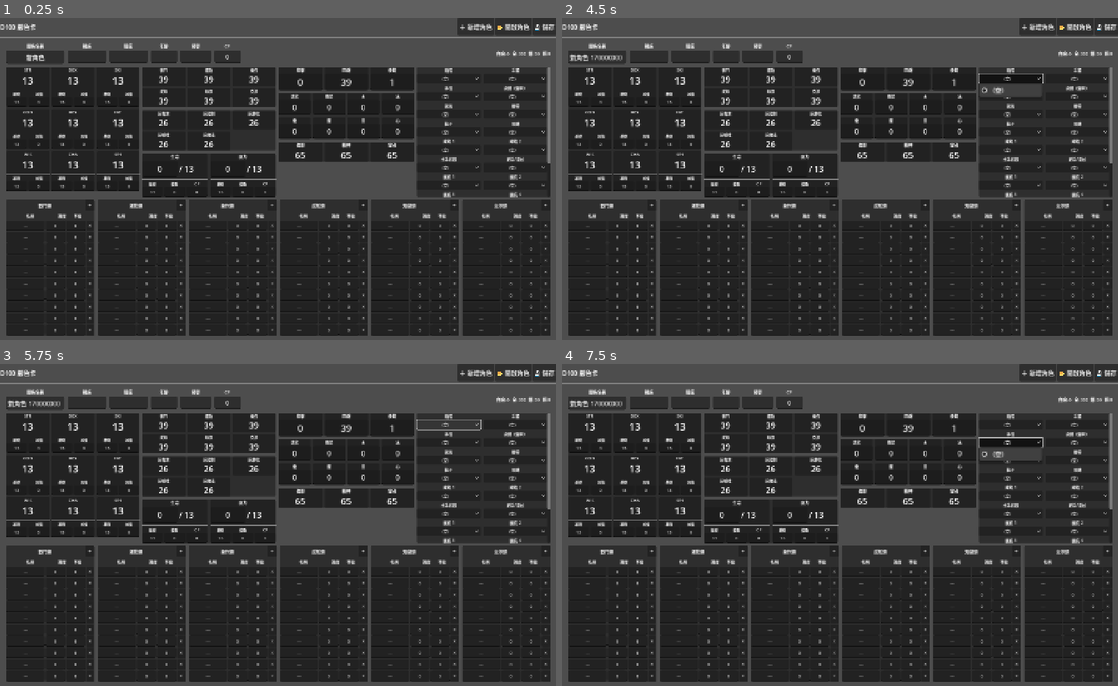
Above: before the commit, frames 1-4 (two rows, left to right).
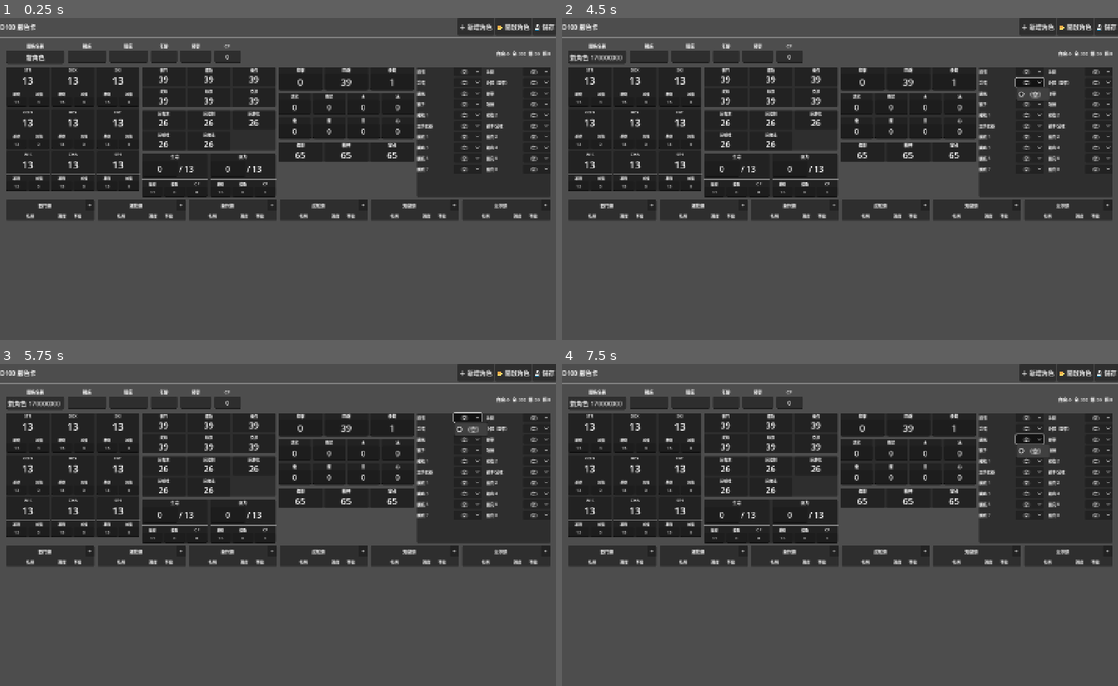
Above: after the commit, the same moments.

Repository: imo-ininder/trpg-sheet
Game: Godot game, scene res://scenes/MainScene.tscn
The game is run twice, just before and just after one commit, with the same random seed, the same clock (stepped at 60 frames per second) and the same inputs.
Inputs (mouse positions are in pixels of both pictures, inside the frame that each line leads up to):
- Up to frame 1 (0.25 s): no input
- Up to frame 2 (4.5 s): click (650, 56) at 0.52 s; type "12" at 0.6 s; click (689, 56) at 0.75 s; type "12" at 0.83 s; click (723, 56) at 0.98 s; type "12" at 1.07 s; click (756, 56) at 1.27 s; type "12" at 1.35 s; click "＋ 新增角色" at 2 s; click "📂 開啟角色" at 2.75 s; click "💾 儲存" at 3.5 s; click "（空）" at 4.25 s
- Up to frame 3 (5.75 s): click "（空）" at 5 s
- Up to frame 4 (7.5 s): click "（空）" at 5.75 s; click "（空）" at 6.5 s; click "（空）" at 7.25 s

The runs differ from the first frame. In frame 1, 35% of the frame differs, in the area x 1-99%, y 15-99%; in frame 2, 35%; in frame 3, 35%; in frame 4, 35%.

Commit message:
fix skill row and item box

Diff:
--- a/scripts/CharacterSheet.gd
+++ b/scripts/CharacterSheet.gd
@@ -484,47 +484,40 @@
 func _build_equip(panel: PanelContainer) -> void:
 	var vb = _panel_vbox(panel, "裝備")
 
-	# 用 ScrollContainer 包住所有裝備格，使裝備欄可捲動
-	var scroll = ScrollContainer.new()
-	scroll.size_flags_horizontal = Control.SIZE_EXPAND_FILL
-	scroll.size_flags_vertical   = Control.SIZE_EXPAND_FILL
-	scroll.horizontal_scroll_mode = ScrollContainer.SCROLL_MODE_DISABLED
-	scroll.vertical_scroll_mode = ScrollContainer.SCROLL_MODE_AUTO
-	vb.add_child(scroll)
-
 	# GridContainer：2 欄 × 10 行
 	var grid = GridContainer.new()
 	grid.columns = 2
-	grid.add_theme_constant_override("h_separation", 8)
+	grid.add_theme_constant_override("h_separation", 12)
 	grid.add_theme_constant_override("v_separation", 4)
 	grid.size_flags_horizontal = Control.SIZE_EXPAND_FILL
-	scroll.add_child(grid)
+	vb.add_child(grid)
 
 	# 合併所有槽位（12 個主要 + 8 個擴充）
 	var all_slots = CharacterData.EQUIP_SLOTS + CharacterData.EQUIP_SLOTS_EXPANSION
 
 	for slot in all_slots:
-		var vbox = VBoxContainer.new()
-		vbox.add_theme_constant_override("separation", 2)
-		vbox.size_flags_horizontal = Control.SIZE_EXPAND_FILL
-
-		# 槽位名稱標籤（置中）
+		var hbox = HBoxContainer.new()
+		hbox.add_theme_constant_override("separation", 6)
+		hbox.size_flags_horizontal = Control.SIZE_EXPAND_FILL
+
+		# 槽位名稱標籤（左側）
 		var lbl = Label.new()
 		lbl.text = slot
-		lbl.horizontal_alignment = HORIZONTAL_ALIGNMENT_CENTER
+		lbl.vertical_alignment = VERTICAL_ALIGNMENT_CENTER
 		lbl.add_theme_font_size_override("font_size", 10)
-		vbox.add_child(lbl)
-
-		# 裝備選擇下拉選單（文字置中）
+		lbl.custom_minimum_size.x = 90
+		hbox.add_child(lbl)
+
+		# 裝備選擇下拉選單（右側，文字置中）
 		var opt = OptionButton.new()
 		opt.size_flags_horizontal = Control.SIZE_EXPAND_FILL
 		opt.add_item("（空）")
 		opt.add_theme_font_size_override("font_size", 10)
-		opt.alignment = HORIZONTAL_ALIGNMENT_CENTER  # ← 文字置中
+		opt.alignment = HORIZONTAL_ALIGNMENT_CENTER
 		_equip_inputs[slot] = opt
-		vbox.add_child(opt)
-
-		grid.add_child(vbox)
+		hbox.add_child(opt)
+
+		grid.add_child(hbox)
 
 # ── 技能（六類各自獨立 panel，並排）────────────────────
 func _build_skill_row(parent: VBoxContainer) -> void:
@@ -574,8 +567,7 @@
 	scroll.size_flags_vertical   = Control.SIZE_EXPAND_FILL
 	scroll.horizontal_scroll_mode = ScrollContainer.SCROLL_MODE_DISABLED
 	scroll.vertical_scroll_mode = ScrollContainer.SCROLL_MODE_AUTO
-	# 設定最小高度，確保不會無限延伸
-	scroll.custom_minimum_size.y = 300
+	# 不設定固定高度，讓它根據視窗大小動態調整
 	vb.add_child(scroll)
 
 	var rows_vb = VBoxContainer.new()
